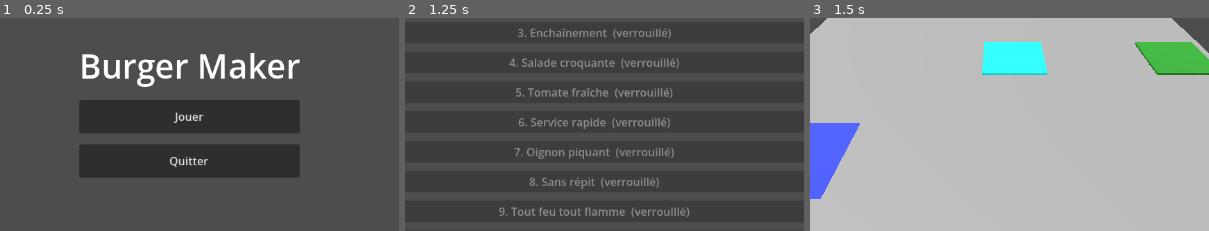
Above: before the commit, frames 1-3 (left to right).
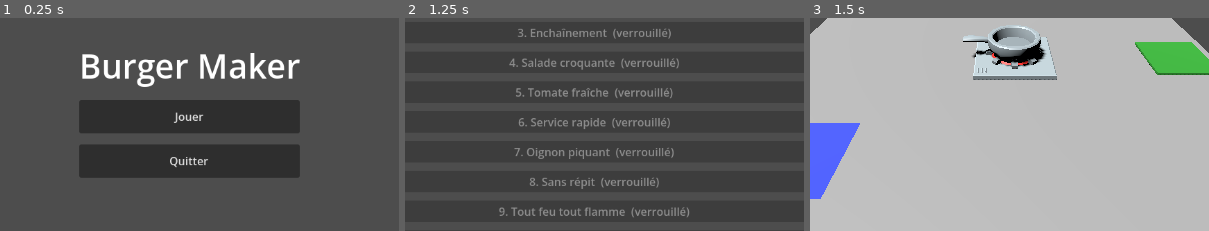
Above: after the commit, the same moments.

Repository: arthur-mdn/Godot-Burger-Maker
Game: Godot game, scene res://Scenes/MainMenu.tscn
Two runs of this game, one before a commit and one after it. Both use one fixed random seed, a clock stepped at 60 frames per second and the inputs below.
Inputs:
- Up to frame 1 (0.25 s): no input
- Up to frame 2 (1.25 s): click "Jouer" at 0.5 s
- Up to frame 3 (1.5 s): click "1. Premier flip" at 1.25 s
The pictures show only the part of the screen within x 26-76%, y 31-81%; the shares and areas given below are measured in that part.

Frames 1-2 are identical in both runs. In frame 3, 4.2% of the frame differs, in the area x 38-62%, y 3-30%.

Commit message:
Add KayKit cooking station asset

Diff:
--- a/Scenes/CookingStation.tscn
+++ b/Scenes/CookingStation.tscn
@@ -2,15 +2,8 @@
 
 [ext_resource type="Script" uid="uid://cwi70u8pt4ybt" path="res://Scripts/cooking_station.gd" id="1_e3c22"]
 
-[sub_resource type="StandardMaterial3D" id="StandardMaterial3D_e3c22"]
-albedo_color = Color(0.08627451, 1, 1, 1)
-
-[sub_resource type="BoxMesh" id="BoxMesh_e3c22"]
-material = SubResource("StandardMaterial3D_e3c22")
-size = Vector3(1.4, 0.08, 1.4)
-
 [sub_resource type="BoxShape3D" id="BoxShape3D_2vt2k"]
-size = Vector3(1.4, 0.08, 1.4)
+size = Vector3(1.54, 0.27, 1.54)
 
 [sub_resource type="BoxMesh" id="BoxMesh_yt4nv"]
 size = Vector3(1.2, 0.05, 0.2)
@@ -24,21 +17,19 @@
 [node name="CookingStation" type="Node3D" unique_id=342943021]
 script = ExtResource("1_e3c22")
 
-[node name="MeshInstance3D" type="MeshInstance3D" parent="." unique_id=1246449340]
-transform = Transform3D(1, 0, 0, 0, 1, 0, 0, 0, 1, 0, 0.01, 0)
-mesh = SubResource("BoxMesh_e3c22")
+[node name="Visual" type="Node3D" parent="." unique_id=2053647070]
 
 [node name="StaticBody3D" type="StaticBody3D" parent="." unique_id=769331985]
-transform = Transform3D(1, 0, 0, 0, 1, 0, 0, 0, 1, 0, 0.04, 0)
 
 [node name="CollisionShape3D" type="CollisionShape3D" parent="StaticBody3D" unique_id=1530679936]
+transform = Transform3D(1, 0, 0, 0, 1, 0, 0, 0, 1, 0.205, -0.303, -0.012)
 shape = SubResource("BoxShape3D_2vt2k")
 
 [node name="ProgressBg" type="MeshInstance3D" parent="." unique_id=1249988879]
-transform = Transform3D(1, 0, 0, 0, 1, 0, 0, 0, 1, 0, 0.1, 0.62)
+transform = Transform3D(1, 0, 0, 0, 1, 0, 0, 0, 1, 0, 0, 0.62)
 mesh = SubResource("BoxMesh_yt4nv")
 surface_material_override/0 = SubResource("StandardMaterial3D_js4rr")
 
 [node name="ProgressMesh" type="MeshInstance3D" parent="." unique_id=908838274]
-transform = Transform3D(0.01, 0, 0, 0, 1, 0, 0, 0, 1, -0.595, 0.11, 0.62)
+transform = Transform3D(0.01, 0, 0, 0, 1, 0, 0, 0, 1, -0.595, 0, 0.62)
 mesh = SubResource("BoxMesh_2vt2k")
--- a/Scripts/cooking_station.gd
+++ b/Scripts/cooking_station.gd
@@ -1,21 +1,137 @@
 extends Node3D
 
-@onready var progress_bg   = $ProgressBg
+const KAYKIT_COOKTOP_SCENE := preload("res://Assets/KayKit/gltf/stove_single_countertop.gltf")
+const KAYKIT_PAN_SCENE := preload("res://Assets/KayKit/gltf/pan_A.gltf")
+const KAYKIT_COOKTOP_SCALE := 1.0
+const KAYKIT_COOKTOP_Y_SCALE := 0.95
+const KAYKIT_PAN_SCALE := 1.15
+const COOKTOP_Y_OFFSET := 0.0
+const COOK_SURFACE_PADDING := 0.02
+const PAN_STEAK_SURFACE_INSET := 0.06
+const PROGRESS_BAR_HEIGHT := 0.42
+
+signal item_pickup_requested(item)
+
+@onready var visual_root: Node3D = $Visual
+@onready var static_body: StaticBody3D = $StaticBody3D
+@onready var collision_shape: CollisionShape3D = $StaticBody3D/CollisionShape3D
+@onready var progress_bg = $ProgressBg
 @onready var progress_mesh = $ProgressMesh
 
 const COOK_TIME        := 5.0
 const BURN_TIME        := 3.0
 const RECOOK_BURN_TIME := 3.0
-const HALF_WIDTH       := 0.6   # demi-largeur du mesh (BoxMesh size.x = 1.2)
+const HALF_WIDTH       := 0.6
 
 var current_item = null
 var _phase        := ""
 var _timer        := 0.0
 var _phase_duration := 0.0
+var _item_drop_offset := Vector3.ZERO
+var _pickup_area: Area3D
+var _pickup_collision: CollisionShape3D
 
 func _ready():
+	add_to_group("cooking_station")
 	progress_bg.visible   = false
 	progress_mesh.visible = false
+	call_deferred("_setup_visual")
+
+func _setup_visual() -> void:
+	for child in visual_root.get_children():
+		child.queue_free()
+
+	var cooktop: Node3D = KAYKIT_COOKTOP_SCENE.instantiate()
+	visual_root.add_child(cooktop)
+	cooktop.scale = Vector3(
+		KAYKIT_COOKTOP_SCALE,
+		KAYKIT_COOKTOP_SCALE * KAYKIT_COOKTOP_Y_SCALE,
+		KAYKIT_COOKTOP_SCALE
+	)
+	_align_model_bottom_to_y(cooktop, COOKTOP_Y_OFFSET)
+	var cooktop_top := _model_top_y(cooktop)
+
+	var pan: Node3D = KAYKIT_PAN_SCENE.instantiate()
+	visual_root.add_child(pan)
+	pan.scale = Vector3.ONE * KAYKIT_PAN_SCALE
+	_align_model_bottom_to_y(pan, cooktop_top)
+
+	var pan_surface_y := _pan_cook_surface_y(pan)
+	_item_drop_offset = Vector3(0, pan_surface_y + COOK_SURFACE_PADDING, 0)
+
+	_configure_interaction_zone(cooktop, cooktop_top, pan_surface_y)
+
+	var progress_y := pan_surface_y + PROGRESS_BAR_HEIGHT
+	progress_bg.position.y = progress_y
+	progress_mesh.position.y = progress_y + 0.01
+
+func _configure_interaction_zone(cooktop: Node3D, cooktop_top: float, pan_surface_y: float) -> void:
+	var cooktop_aabb := _combined_mesh_aabb(cooktop)
+	var zone_size := Vector3(
+		cooktop_aabb.size.x,
+		pan_surface_y - cooktop_top + 0.2,
+		cooktop_aabb.size.z
+	)
+	var zone_center_y := cooktop_top + zone_size.y * 0.5 - 0.05
+
+	var shape := collision_shape.shape as BoxShape3D
+	shape.size = zone_size
+	static_body.position.y = zone_center_y
+
+	if _pickup_area == null:
+		_pickup_area = Area3D.new()
+		_pickup_area.name = "PickupArea"
+		add_child(_pickup_area)
+		_pickup_collision = CollisionShape3D.new()
+		_pickup_collision.shape = BoxShape3D.new()
+		_pickup_area.add_child(_pickup_collision)
+		_pickup_area.input_event.connect(_on_pickup_area_input)
+
+	(_pickup_collision.shape as BoxShape3D).size = zone_size
+	_pickup_area.position.y = zone_center_y
+
+func _on_pickup_area_input(_camera, event, _position, _normal, _shape_idx) -> void:
+	if not (event is InputEventMouseButton and event.pressed and event.button_index == MOUSE_BUTTON_LEFT):
+		return
+	if current_item == null:
+		return
+	var item = remove_item()
+	if item:
+		item.current_slot = null
+		emit_signal("item_pickup_requested", item)
+
+func _align_model_bottom_to_y(model: Node3D, surface_y: float) -> void:
+	var aabb := _combined_mesh_aabb(model)
+	if aabb.size.length_squared() < 0.000001:
+		model.position.y = surface_y
+		return
+	model.position.y = surface_y - aabb.position.y
+
+func _pan_cook_surface_y(pan: Node3D) -> float:
+	var aabb := _combined_mesh_aabb(pan)
+	if aabb.size.length_squared() < 0.000001:
+		return pan.position.y + PAN_STEAK_SURFACE_INSET
+	return pan.position.y + aabb.position.y + PAN_STEAK_SURFACE_INSET
+
+func _model_top_y(model: Node3D) -> float:
+	var aabb := _combined_mesh_aabb(model)
+	if aabb.size.length_squared() < 0.000001:
+		return 0.28
+	return model.position.y + aabb.position.y + aabb.size.y
+
+func _combined_mesh_aabb(root: Node3D) -> AABB:
+	var result := AABB()
+	var has_aabb := false
+	for mesh_instance in root.find_children("*", "MeshInstance3D", true, false):
+		if mesh_instance.mesh == null:
+			continue
+		var local_aabb: AABB = mesh_instance.transform * mesh_instance.mesh.get_aabb()
+		if not has_aabb:
+			result = local_aabb
+			has_aabb = true
+		else:
+			result = result.merge(local_aabb)
+	return result
 
 func _process(delta: float):
 	if _phase == "" or not is_instance_valid(current_item):
@@ -40,8 +156,6 @@
 			current_item.visual_cook_state = current_item.CookState.BURNT
 			current_item.rebuild_visual()
 			_stop_bar()
-
-# ── Barre ─────────────────────────────────────────────────────────────────────
 
 func _update_progress_bar(pct: float):
 	if not is_instance_valid(progress_mesh):
@@ -71,8 +185,6 @@
 	progress_bg.visible   = false
 	progress_mesh.visible = false
 
-# ── Slot interface ────────────────────────────────────────────────────────────
-
 func place_item(item) -> bool:
 	if current_item != null:
 		return false
@@ -82,7 +194,7 @@
 
 	current_item           = item
 	item.current_slot      = self
-	item.global_position   = global_position + Vector3(0, 0.1, 0)
+	item.global_position   = global_position + _item_drop_offset
 	item.cooking_id       += 1
 	_begin_cooking(item)
 	return true
--- a/Scripts/dispenser.gd
+++ b/Scripts/dispenser.gd
@@ -12,6 +12,7 @@
 	2: preload("res://Assets/KayKit/gltf/crate_cheese.gltf"),
 	3: preload("res://Assets/KayKit/gltf/crate_tomatoes.gltf"),
 	4: preload("res://Assets/KayKit/gltf/crate_lettuce.gltf"),
+	5: preload("res://Assets/KayKit/gltf/crate_onions.gltf"),
 }
 
 const FALLBACK_COLORS := {
@@ -58,7 +59,7 @@
 		var model: Node3D = KAYKIT_VISUALS[item_type].instantiate()
 		visual_root.add_child(model)
 		match item_type:
-			0, 1, 2, 3, 4:
+			0, 1, 2, 3, 4, 5:
 				model.scale = Vector3(0.55, 0.55, 0.55)
 		return
 
--- a/Scripts/item.gd
+++ b/Scripts/item.gd
@@ -23,19 +23,20 @@
 const TOMATO_SLICE_SCENE := preload("res://Assets/KayKit/gltf/food_ingredient_tomato_slice.gltf")
 const LETTUCE_WHOLE_SCENE := preload("res://Assets/KayKit/gltf/food_ingredient_lettuce.gltf")
 const LETTUCE_SLICE_SCENE := preload("res://Assets/KayKit/gltf/food_ingredient_lettuce_slice.gltf")
+const ONION_WHOLE_SCENE := preload("res://Assets/KayKit/gltf/food_ingredient_onion.gltf")
+const ONION_RINGS_SCENE := preload("res://Assets/KayKit/gltf/food_ingredient_onion_rings.gltf")
 const KAYKIT_BUN_SCALE := 1.45
-const KAYKIT_BUN_BOTTOM_HEIGHT := 0.29
-const KAYKIT_BUN_TOP_HEIGHT := 0.45
 const KAYKIT_PATTY_SCALE := 1.2
-const KAYKIT_PATTY_HEIGHT := 0.24
 const KAYKIT_CHEESE_SCALE := 1.15
-const KAYKIT_CHEESE_HEIGHT := 0.12
 const KAYKIT_TOMATO_SCALE := 0.95
 const KAYKIT_TOMATO_SLICES_SCALE := 1.0
 const KAYKIT_TOMATO_SLICE_SCALE := 1.1
 const KAYKIT_LETTUCE_SCALE := 0.95
 const KAYKIT_LETTUCE_SLICE_SCALE := 1.1
 const KAYKIT_LETTUCE_STACK_LIFT := 0.05
+const KAYKIT_ONION_SCALE := 0.95
+const KAYKIT_ONION_RINGS_SCALE := 1.0
+const KAYKIT_ONION_STACK_LIFT := 0.05
 
 var current_slot = null
 var stack = []
@@ -139,20 +140,6 @@
 
 # ── Visual ────────────────────────────────────────────────────────────────────
 
-func _mesh_height_for(t: int, stack_index: int = -1) -> float:
-	match t:
-		ItemType.BUN:
-			if stack_index >= 0 and _bun_count() == 2 and _bun_index_at(stack_index) == 1:
-				return KAYKIT_BUN_TOP_HEIGHT
-			return KAYKIT_BUN_BOTTOM_HEIGHT
-		ItemType.STEAK:  return KAYKIT_PATTY_HEIGHT
-		ItemType.CHEESE: return KAYKIT_CHEESE_HEIGHT
-		ItemType.TOMATO: return 0.06 if is_chopped else 0.12
-		ItemType.SALAD:  return 0.08 if is_chopped else 0.15
-		ItemType.ONION:  return 0.04 if is_chopped else 0.08
-		_: return 0.1
-
-
 func _bun_index_at(stack_index: int) -> int:
 	var count := 0
 	for j in range(stack_index):
@@ -172,7 +159,6 @@
 
 	for i in range(stack.size()):
 		var t = stack[i]
-		var mesh_height := _mesh_height_for(t, i)
 
 		if t == ItemType.BUN:
 			var is_top_bun := has_top_bun and _bun_index_at(i) == 1
@@ -199,17 +185,11 @@
 			stack_top = _stack_place_model(_create_salad_visual(in_burger_stack), stack_top, lift)
 			continue
 
-		var mesh = MeshInstance3D.new()
-
-		match t:
-			ItemType.ONION:
-				mesh.mesh = BoxMesh.new()
-				mesh.scale = Vector3(0.9, mesh_height, 0.9)
-				mesh.material_override = _mat(Color(0.95, 0.85, 1.0) if is_chopped else Color(0.8, 0.7, 1.0))
-
-		mesh.position.y = stack_top + mesh_height * 0.5
-		stack_top += mesh_height
-		stack_root.add_child(mesh)
+		if t == ItemType.ONION:
+			var in_burger_stack := stack.size() > 1
+			var lift := KAYKIT_ONION_STACK_LIFT if in_burger_stack else 0.0
+			stack_top = _stack_place_model(_create_onion_visual(in_burger_stack), stack_top, lift)
+			continue
 
 
 func _stack_place_model(model: Node3D, stack_top: float, y_offset: float = 0.0) -> float:
@@ -259,6 +239,17 @@
 	else:
 		model = LETTUCE_WHOLE_SCENE.instantiate()
 		model.scale = Vector3.ONE * KAYKIT_LETTUCE_SCALE
+	return model
+
+
+func _create_onion_visual(in_burger_stack: bool) -> Node3D:
+	var model: Node3D
+	if is_chopped or in_burger_stack:
+		model = ONION_RINGS_SCENE.instantiate()
+		model.scale = Vector3.ONE * KAYKIT_ONION_RINGS_SCALE
+	else:
+		model = ONION_WHOLE_SCENE.instantiate()
+		model.scale = Vector3.ONE * KAYKIT_ONION_SCALE
 	return model
 
 
--- a/Scripts/main.gd
+++ b/Scripts/main.gd
@@ -38,6 +38,9 @@
 
 	order_manager.order_expired.connect(_on_order_expired)
 
+	for station in get_tree().get_nodes_in_group("cooking_station"):
+		station.item_pickup_requested.connect(_on_cooking_station_pickup)
+
 	retry_button.pressed.connect(_on_retry_pressed)
 	next_button.pressed.connect(_on_next_pressed)
 	menu_button.pressed.connect(_on_menu_pressed)
@@ -140,6 +143,12 @@
 
 	held_item = clicked_item
 
+
+func _on_cooking_station_pickup(item) -> void:
+	if held_item != null:
+		return
+	held_item = item
+
 func _on_item_spawned(item):
 	item.clicked.connect(_on_item_clicked)
 
Binary file added: Assets/KayKit/gltf/crate_onions.bin
Not shown, added: Assets/KayKit/gltf/crate_onions.gltf
Not shown, added: Assets/KayKit/gltf/crate_onions.gltf.import
Binary file added: Assets/KayKit/gltf/food_ingredient_onion.bin
Not shown, added: Assets/KayKit/gltf/food_ingredient_onion.gltf
Not shown, added: Assets/KayKit/gltf/food_ingredient_onion.gltf.import
Binary file added: Assets/KayKit/gltf/food_ingredient_onion_rings.bin
Not shown, added: Assets/KayKit/gltf/food_ingredient_onion_rings.gltf
Not shown, added: Assets/KayKit/gltf/food_ingredient_onion_rings.gltf.import
Binary file added: Assets/KayKit/gltf/pan_A.bin
Not shown, added: Assets/KayKit/gltf/pan_A.gltf
Not shown, added: Assets/KayKit/gltf/pan_A.gltf.import
(and 3 more such lines)
